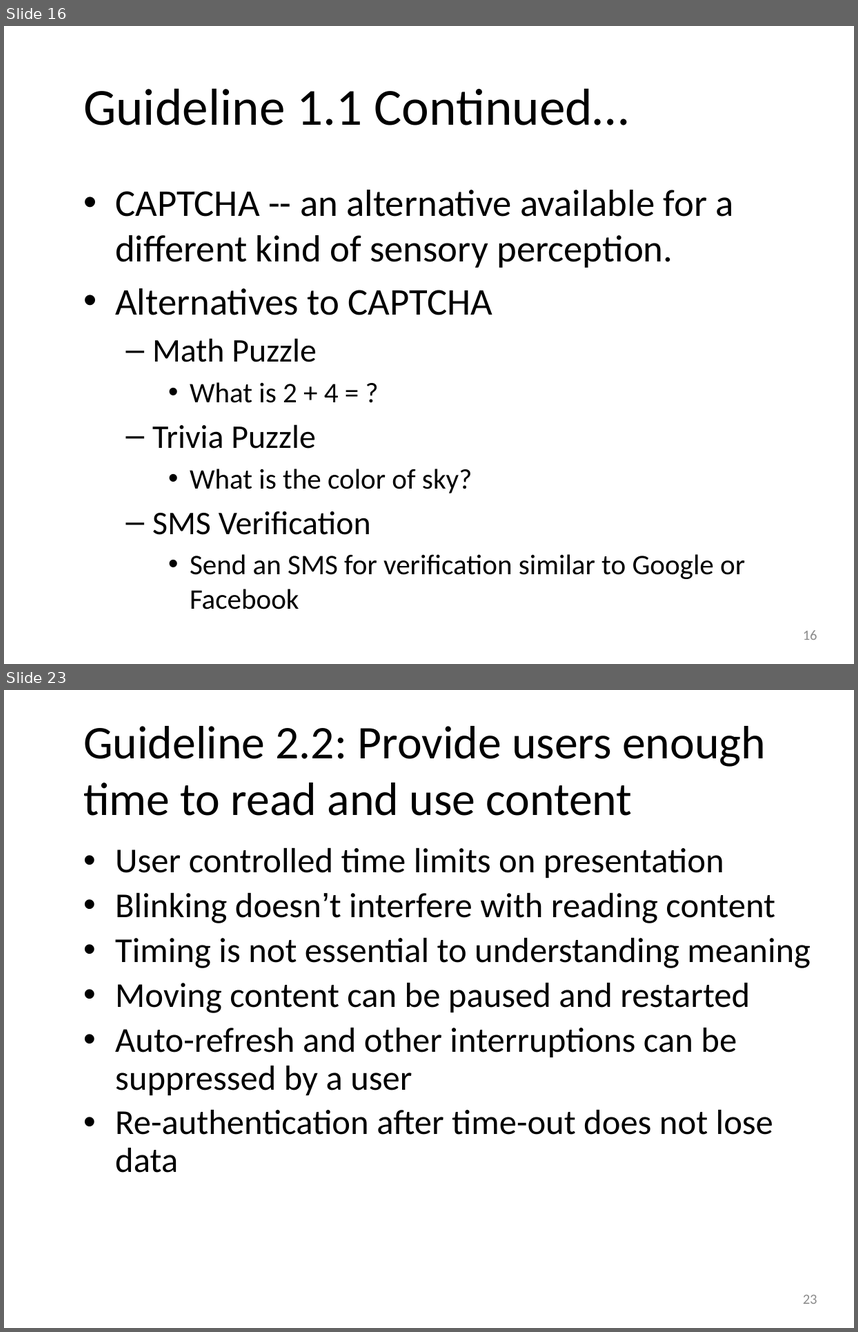
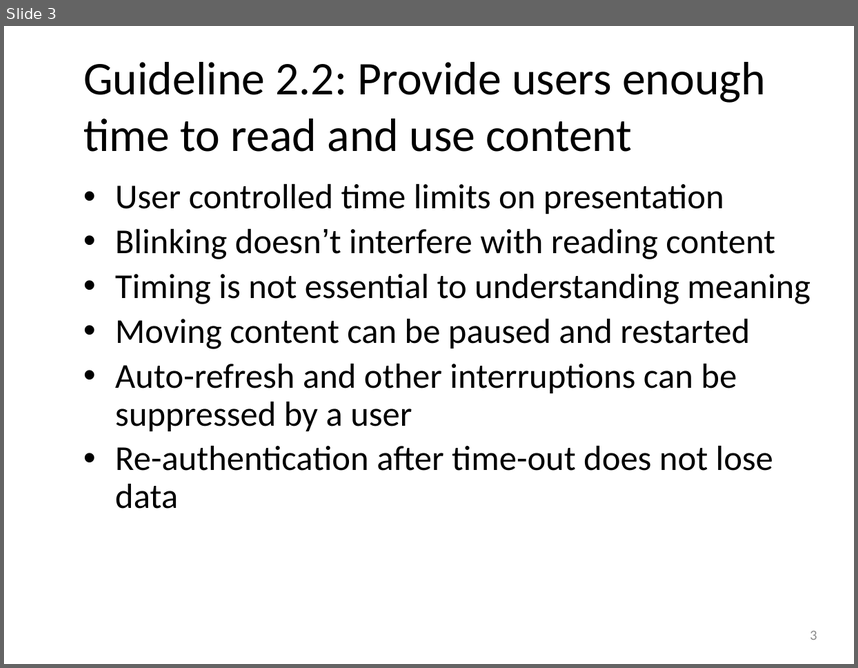
Before and after one commit to punchouty/accessibility, a slide deck: ppt/principle2.pptx. Shown one above the other, each under a label of ours: slides 16 and 23 before the commit, slide 3 after it; the slides between them are not shown. The pictures are 858x1332 and 858x668 pixels, drawn with LibreOffice and Linux fonts; fonts in the diff are those of the drawing; background and template pictures are left out. Boxes give left, top, right and bottom in pixels: in the first picture for what was removed or moved away, otherwise in the second. Text is boxed around its words. In the diff, an @@ line names an element or a change of style, - is before the commit and + after.

```diff
--- a/ppt/principle2.pptx
+++ b/ppt/principle2.pptx
@@ slide 16 removed at <box>4,26,854,664</box>, background picture (left out) @@
@@ title removed at <box>83,88,629,125</box> @@
-Guideline 1.1 Continued…
@@ text removed at <box>115,190,745,609</box> @@
-• CAPTCHA -- an alternative available for a different kind of sensory perception.
-• Alternatives to CAPTCHA
-  – Math Puzzle
-    • What is 2 + 4 = ?
-  – Trivia Puzzle
-    • What is the color of sky?
-  – SMS Verification
-    • Send an SMS for verification similar to Google or Facebook
@@ page number removed at <box>803,630,818,639</box> @@
-16
@@ what was slide 23 is now slide 3 @@
@@ page number at <box>810,630,817,639</box>: text changed @@
-23
+3
```
Also in this commit, not shown: 1 slide added, 24 other slides removed, 17 other files.
